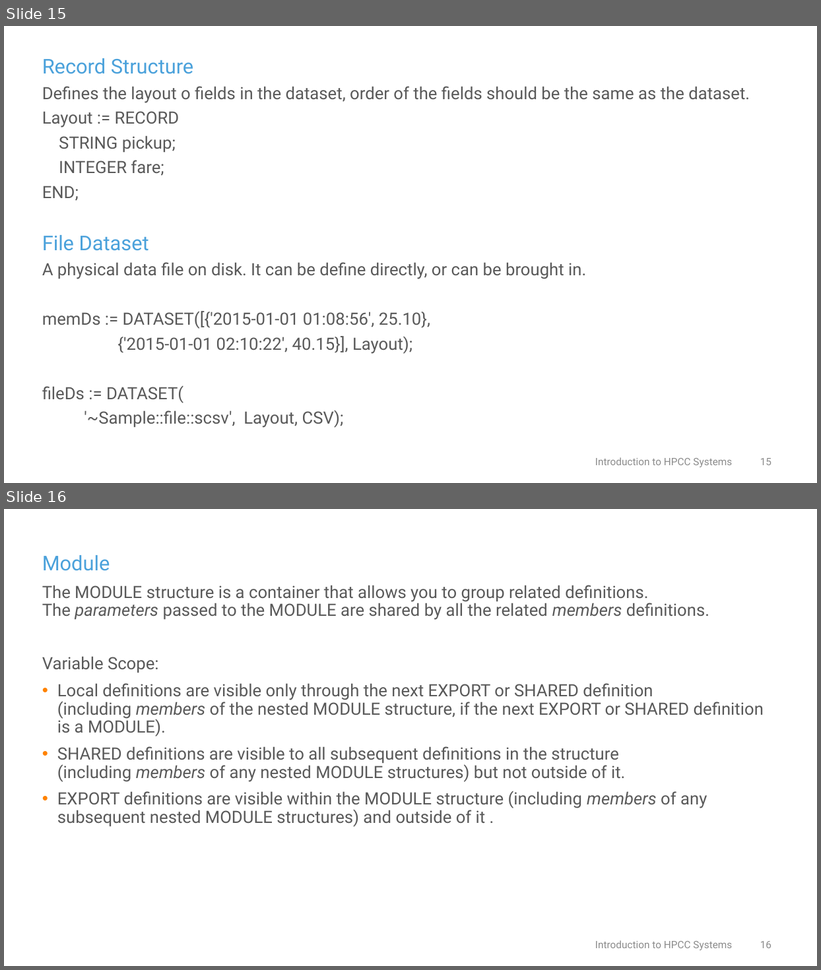
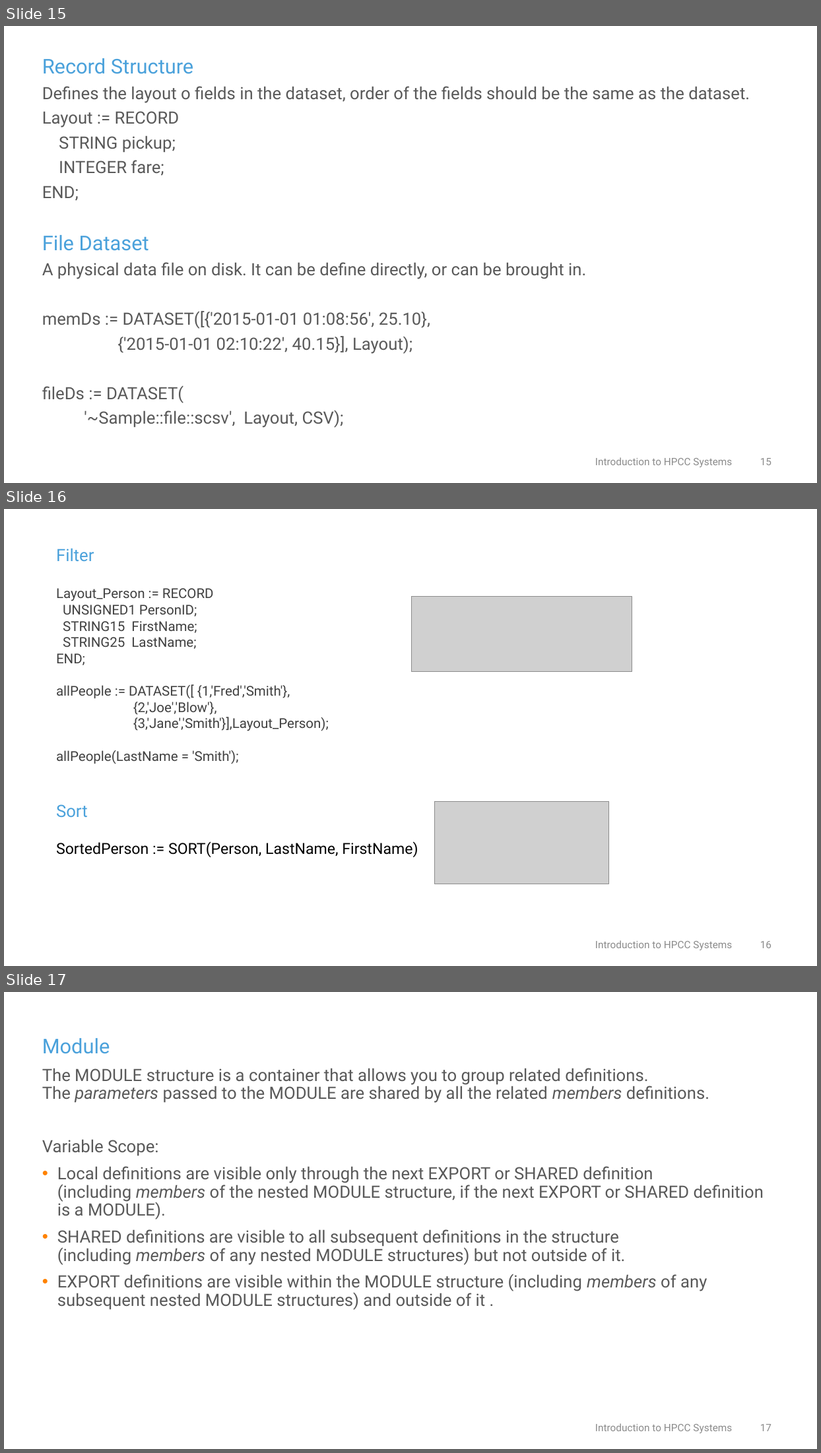
Before and after one commit to BaharF/CodeDay2019, a slide deck: CodeDay Presentation_Ver01.pptx. Shown one above the other, each under a label of ours: slides 15 and 16 before the commit, slides 15, 16 and 17 after it. The pictures are 821x970 and 821x1453 pixels, drawn with LibreOffice and Linux fonts; fonts in the diff are those of the drawing; grey boxes stand for pictures; background and template pictures are left out. Boxes give left, top, right and bottom in pixels: in the first picture for what was removed or moved away, otherwise in the second. Text is boxed around its words. In the diff, an @@ line names an element or a change of style, - is before the commit and + after.

```diff
--- a/CodeDay Presentation_Ver01.pptx
+++ b/CodeDay Presentation_Ver01.pptx
@@ slide 16 added at <box>4,509,817,966</box>, background #FFFFFF @@
@@ text added at <box>56,548,418,857</box>, 16 pt, text #404040 @@
+Filter
+Layout_Person := RECORD
+UNSIGNED1 PersonID;
+STRING15 FirstName;
+STRING25 LastName;
+END;
+allPeople := DATASET([ {1,'Fred','Smith'},
+{2,'Joe','Blow'},
+{3,'Jane','Smith'}],Layout_Person);
+allPeople(LastName = 'Smith');
+Sort
+SortedPerson := SORT(Person, LastName, FirstName)
@@ picture added at <box>412,596,632,671</box> @@
@@ picture added at <box>435,802,609,884</box> @@
@@ text added at <box>595,941,732,951</box>, 12 pt, text #8C8C8C @@
+Introduction to HPCC Systems
@@ page number added at <box>760,941,772,949</box>, 12 pt, text #8C8C8C @@
+16
@@ what was slide 16 is now slide 17 @@
@@ page number at <box>760,1424,772,1432</box>: text changed @@
-16
+17
```
Also in this commit, not shown: 2 slides changed, 1 other slide added, 1 slide removed.
